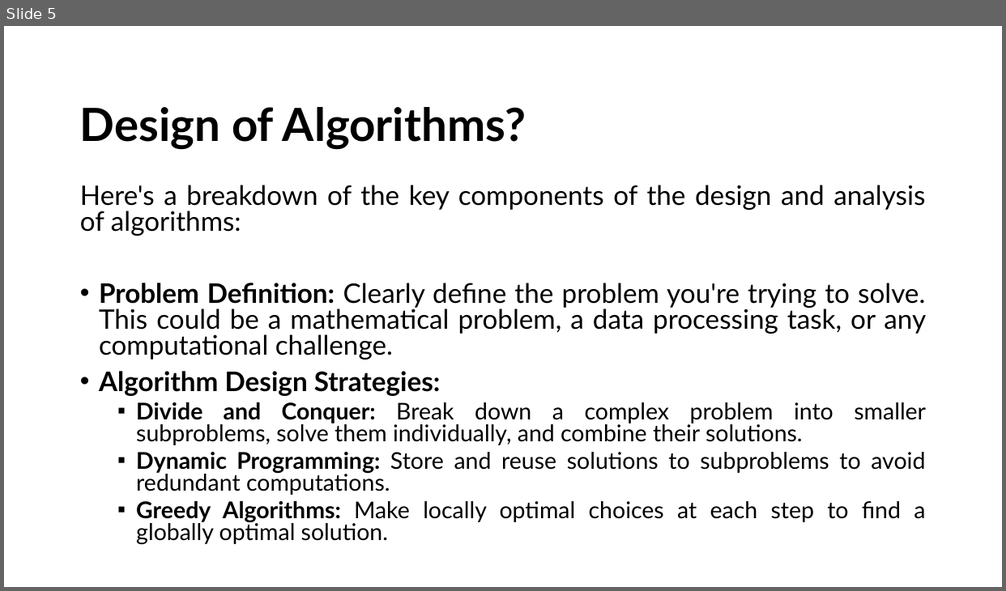
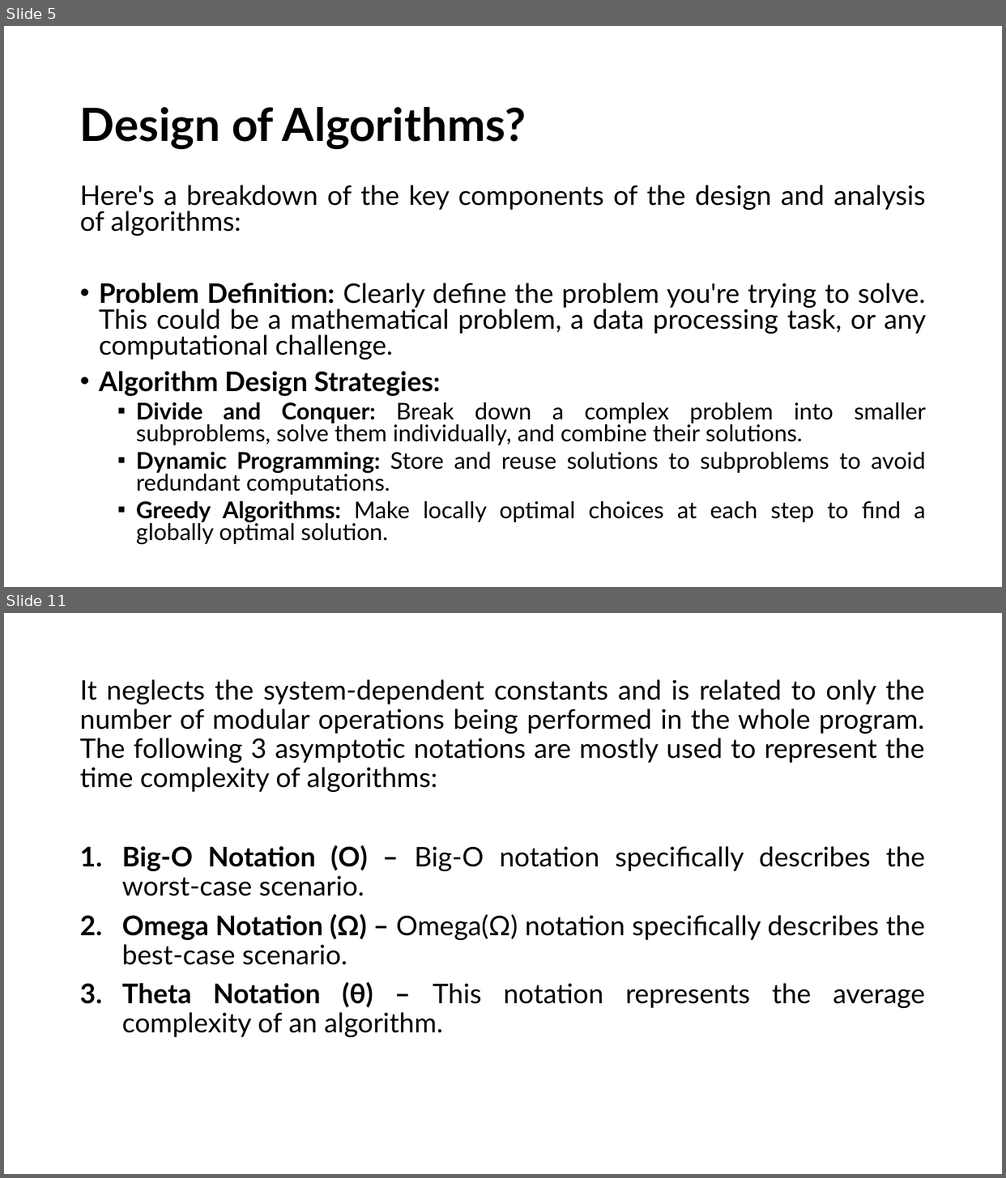
Before and after one commit to alaminbhuyan/DSA-In-Python, a slide deck: Design & Analysis Of Algorithm PDF/DAA.pptx. Shown one above the other, each under a label of ours: slide 5 before the commit, slides 5 and 11 after it; the slides between them are not shown. The pictures are 1006x591 and 1006x1178 pixels, drawn with LibreOffice and Linux fonts; fonts in the diff are those of the drawing. Boxes give left, top, right and bottom in pixels: in the first picture for what was removed or moved away, otherwise in the second. Text is boxed around its words. In the diff, an @@ line names an element or a change of style, - is before the commit and + after.

```diff
--- a/Design & Analysis Of Algorithm PDF/DAA.pptx
+++ b/Design & Analysis Of Algorithm PDF/DAA.pptx
@@ slide 11 added at (x1=4, y1=613, x2=1002, y2=1174), background #FFFFFF @@
@@ text added at (x1=80, y1=679, x2=925, y2=1037), 26 pt, text #000000 @@
+It neglects the system-dependent constants and is related to only the number of modular operations being performed in the whole program. The following 3 asymptotic notations are mostly used to represent the time complexity of algorithms:
+1. Big-O Notation (Ο) – Big-O notation specifically describes the worst-case scenario.
+2. Omega Notation (Ω) – Omega(Ω) notation specifically describes the best-case scenario.
+3. Theta Notation (θ) – This notation represents the average complexity of an algorithm.
```
Also in this commit, not shown: 2 slides changed, 9 other slides added, 1 slide removed.
